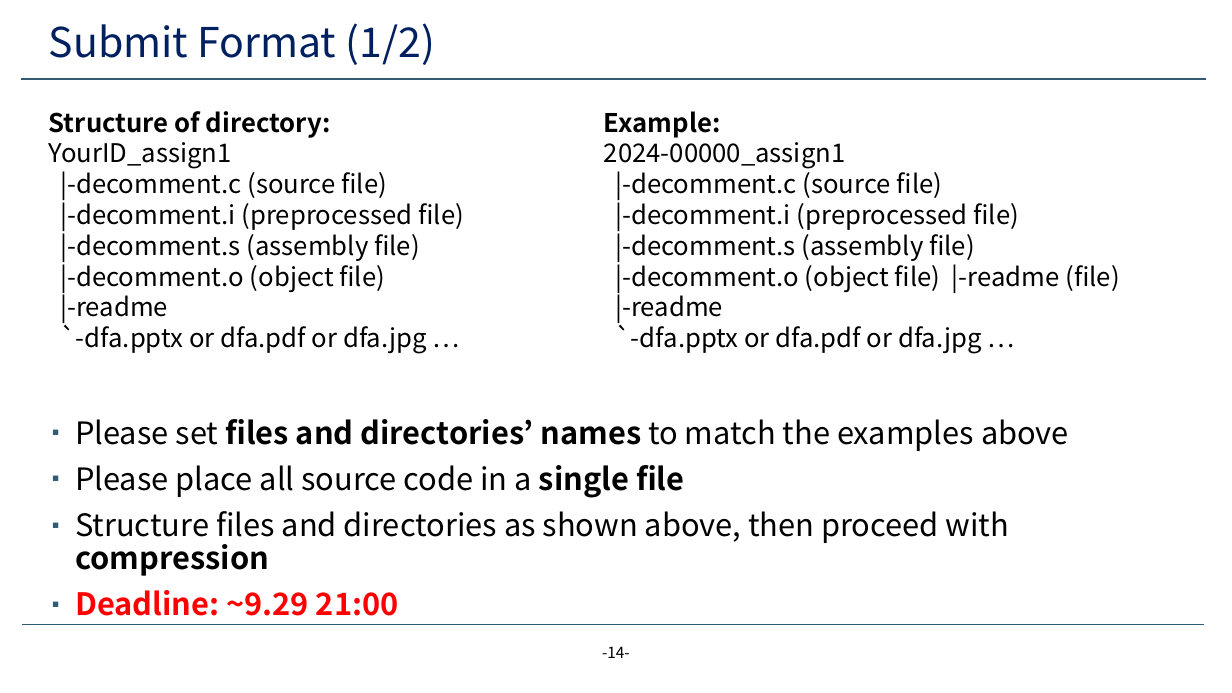
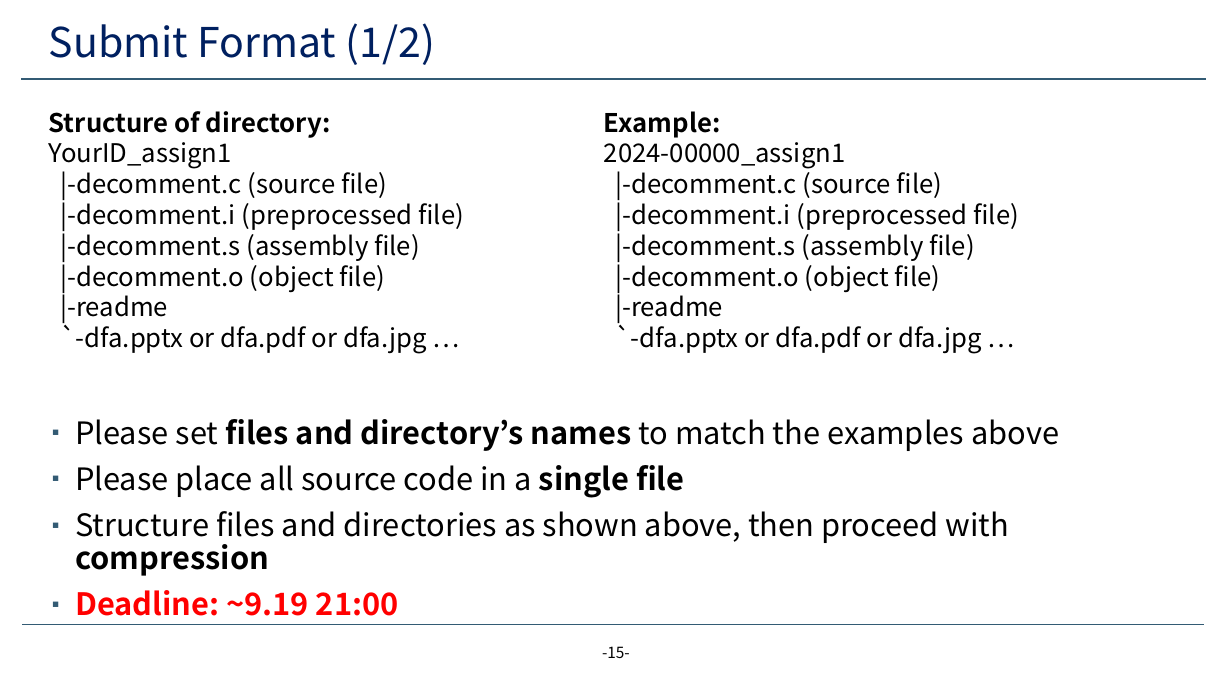
Before and after one commit to yeonjae11/3_2_SYSTEM, a slide deck: slide 15 of assignment1/lab-1-decommenter.pptx (slide 14 before the commit). Drawn at 1232x693 pixels with LibreOffice and Linux fonts; fonts in the diff are those of the drawing; background and template pictures are left out. Boxes give left, top, right and bottom in pixels: in the first picture for what was removed or moved away, otherwise in the second. Text is boxed around its words. In the diff, an @@ line names an element or a change of style, - is before the commit and + after.

```diff
--- a/assignment1/lab-1-decommenter.pptx
+++ b/assignment1/lab-1-decommenter.pptx
@@ text at box(615, 259, 941, 292): text changed @@
-|-decomment.o (object file) |-readme (file)
+|-decomment.o (object file)
@@ text at box(75, 419, 1059, 451): text changed @@
-▪ Please set files and directories’ names to match the examples above
+▪ Please set files and directory’s names to match the examples above
@@ text at box(75, 590, 399, 616): text changed @@
-▪ Deadline: ~9.29 21:00
+▪ Deadline: ~9.19 21:00
@@ page number at box(602, 646, 630, 658): text changed @@
--14-
+-15-
```
Also in this commit, not shown: 11 other slides changed, 1 slide added, 2 other files.
